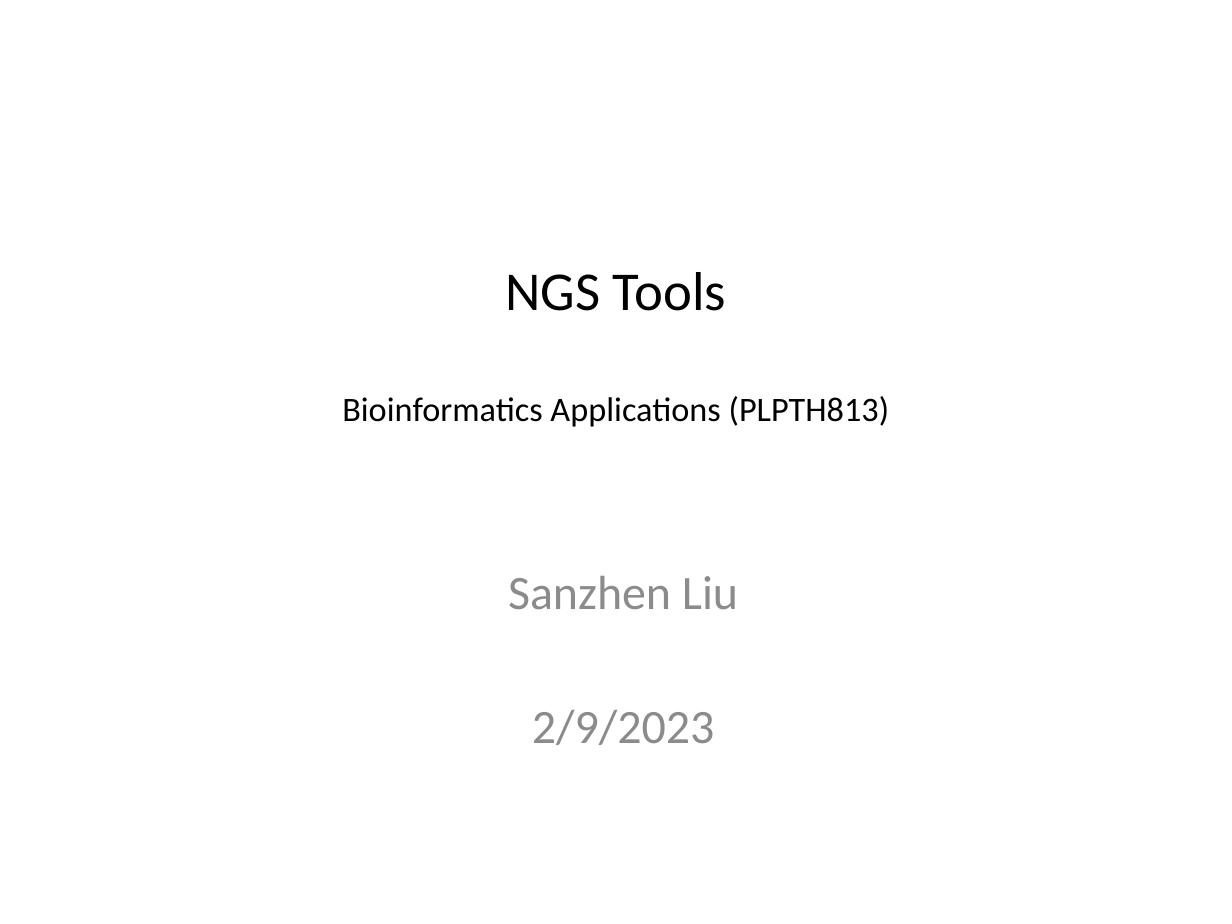
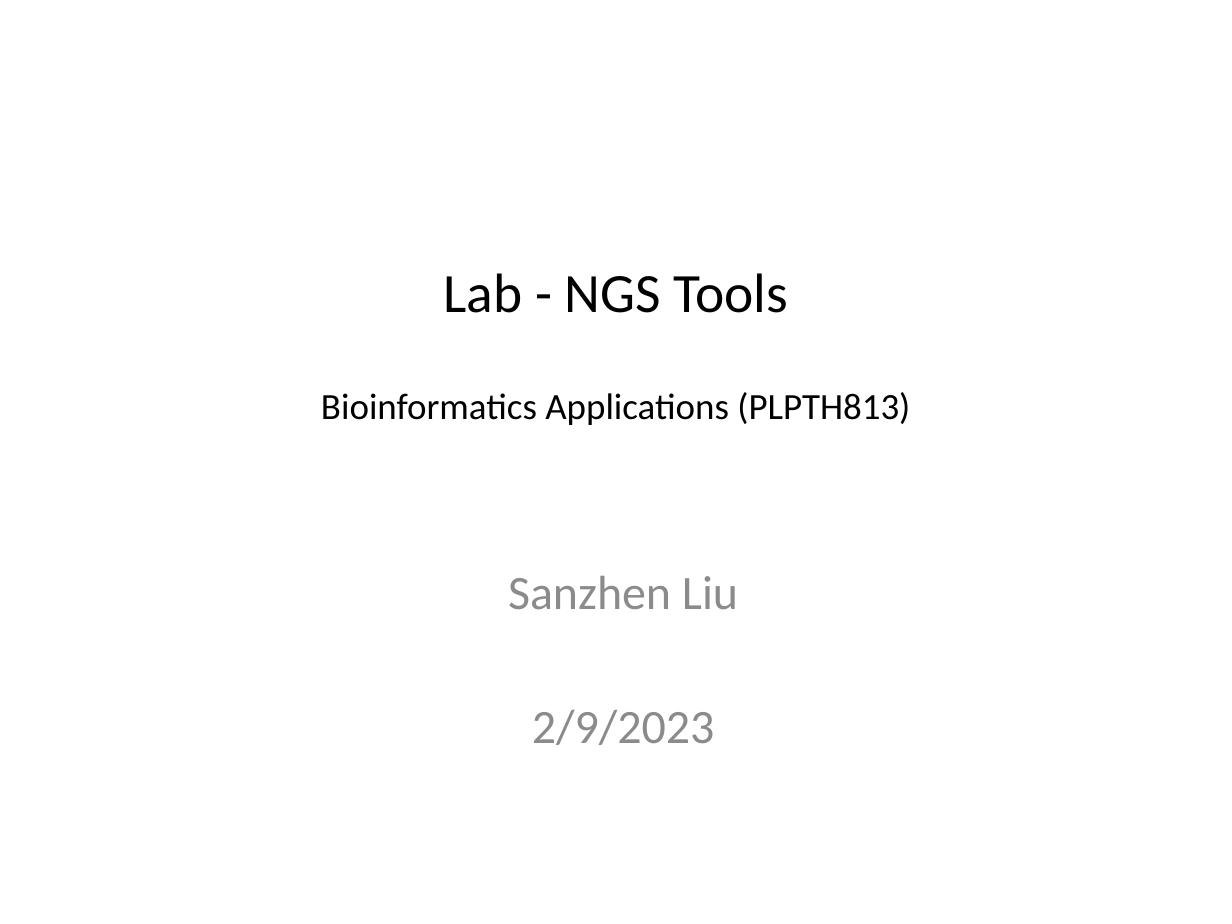
Before and after one commit to liu3zhenlab/teaching, a slide deck: slide 1 of PLPTH813Bioinformatis/2023/labs/lab04_NGS.pptx. Drawn at 1232x924 pixels with LibreOffice and Linux fonts; fonts in the diff are those of the drawing. Boxes give left, top, right and bottom in pixels: in the first picture for what was removed or moved away, otherwise in the second. Text is boxed around its words. In the diff, an @@ line names an element or a change of style, - is before the commit and + after.

```diff
--- a/PLPTH813Bioinformatis/2023/labs/lab04_NGS.pptx
+++ b/PLPTH813Bioinformatis/2023/labs/lab04_NGS.pptx
@@ title at [321,273,910,425]: text changed; size 20 to 21.6 pt @@
-NGS Tools
-Bioinformatics Applications (PLPTH813)
+Lab - NGS Tools
+Bioinformatics Applications (PLPTH813)
```
Also in this commit, not shown: 14 other slides changed, 3 slides added, 2 slides removed, 4 other files.
